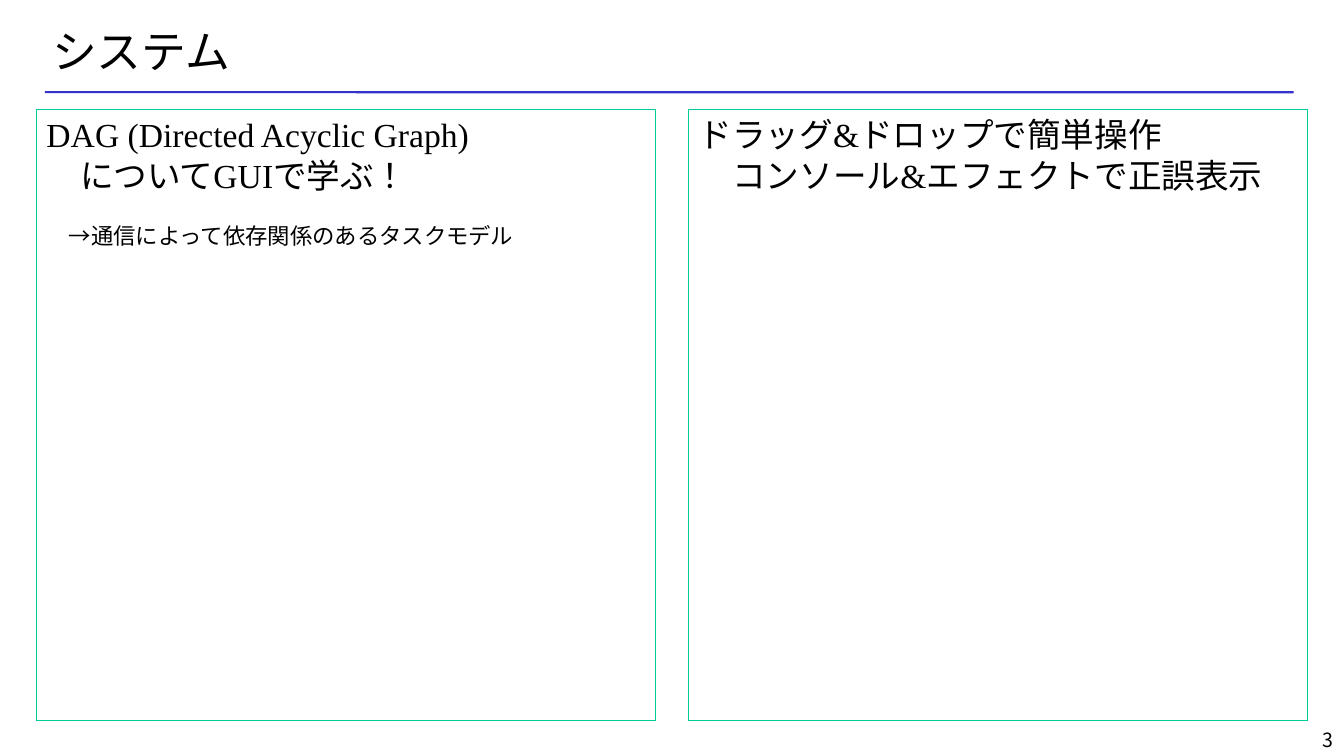
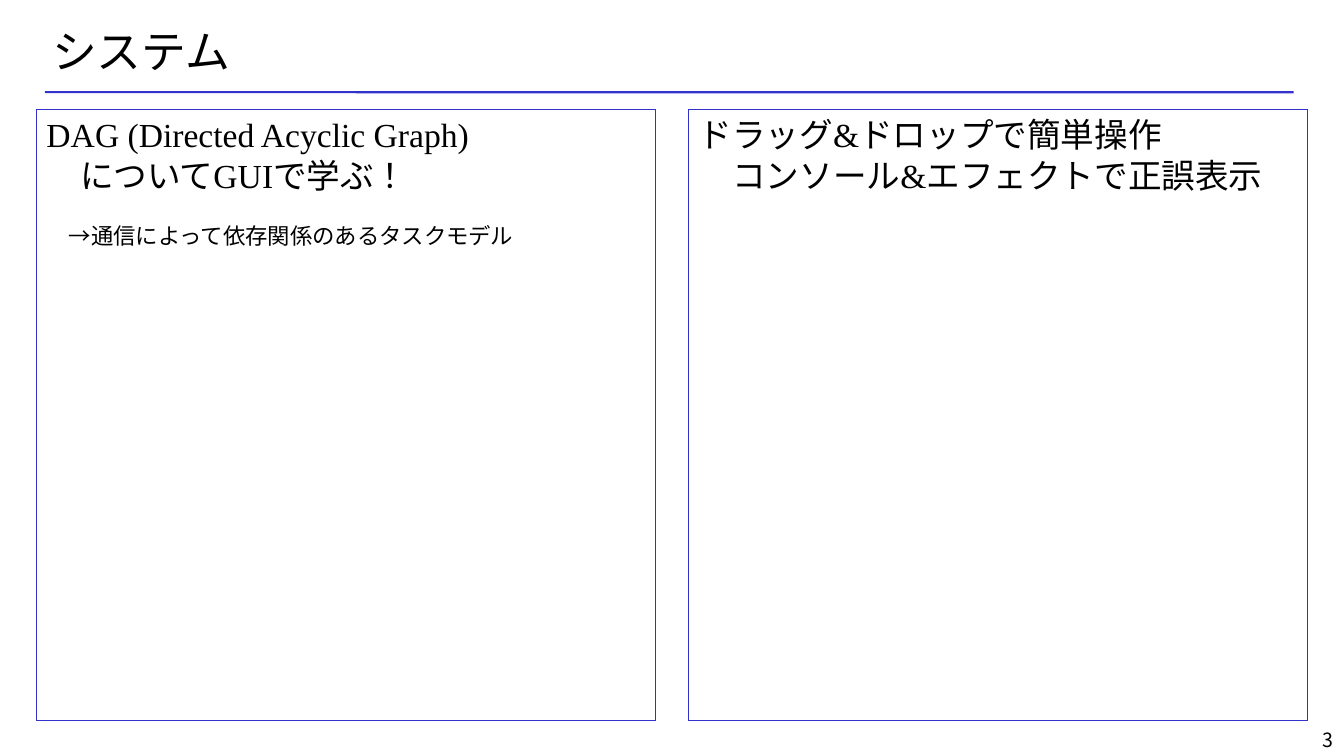
Before and after one commit to rokamu623/HotToDAGScheduling, a slide deck: slide 3 of 企画書/HowToDAGScheduling.pptx. Drawn at 1344x756 pixels with LibreOffice and Linux fonts; fonts in the diff are those of the drawing; background and template pictures are left out. Boxes give left, top, right and bottom in pixels: in the first picture for what was removed or moved away, otherwise in the second. Text is boxed around its words. In the diff, an @@ line names an element or a change of style, - is before the commit and + after.

```diff
--- a/企画書/HowToDAGScheduling.pptx
+++ b/企画書/HowToDAGScheduling.pptx
@@ rectangle "DAG (Directed Acyclic Graph)" at bbox=[36, 109, 655, 720]: outline #00CC99 0.75 pt to #3333CC 0.75 pt @@
@@ rectangle "ドラッグ&ドロップで簡単操作" at bbox=[689, 109, 1308, 720]: outline #00CC99 0.75 pt to #3333CC 0.75 pt @@
```
Also in this commit, not shown: 3 other slides changed.
